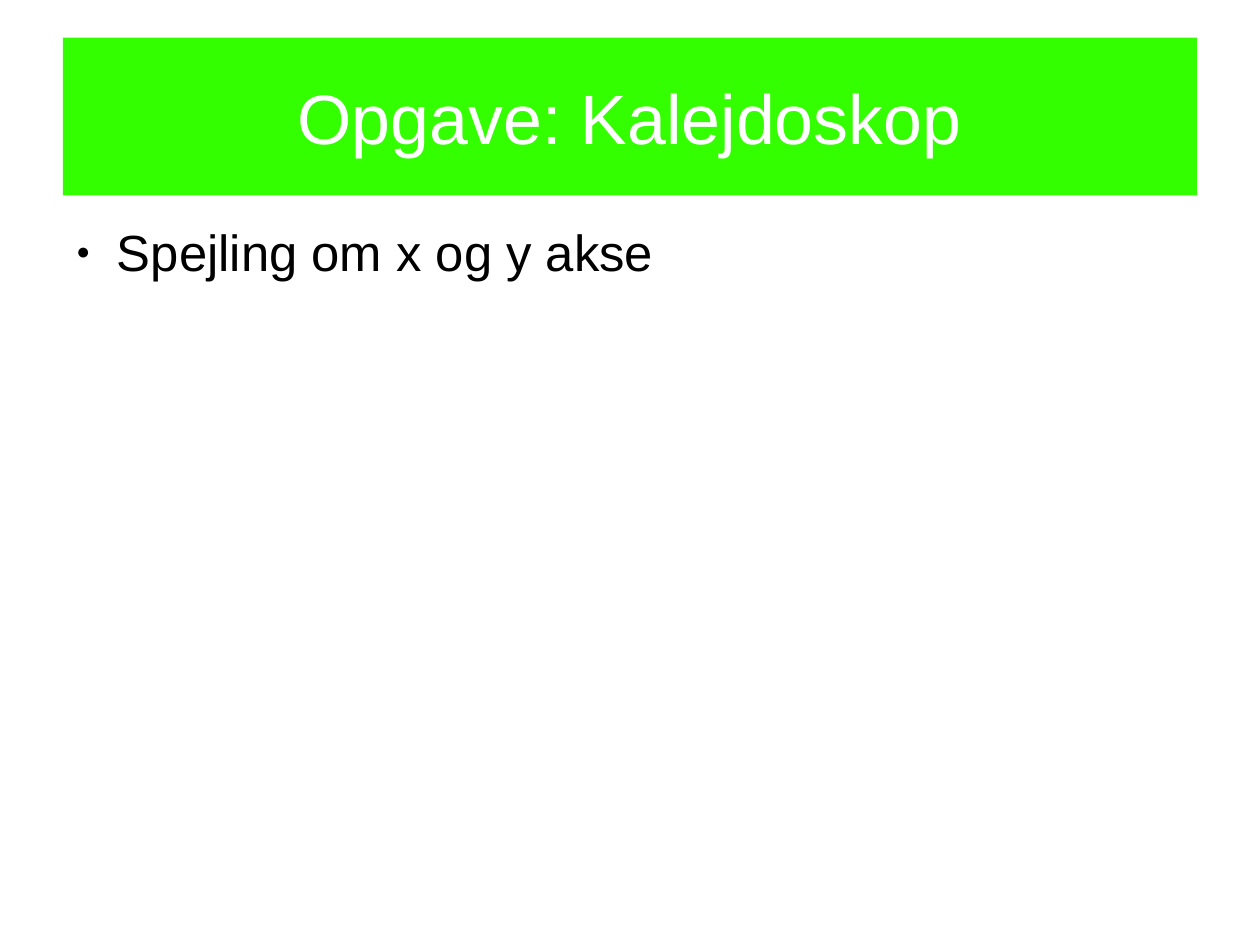
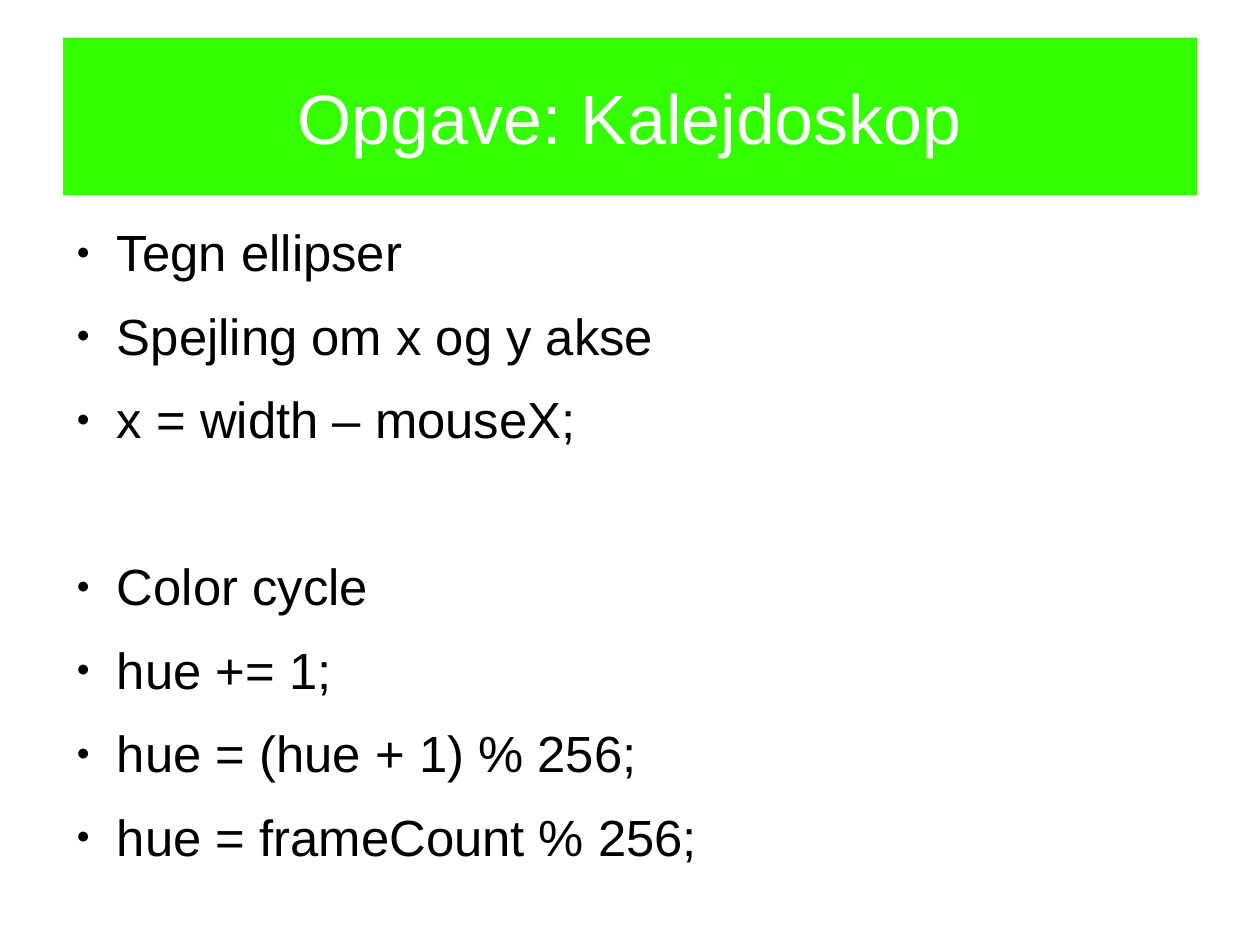
Before and after one commit to openspaceaarhus/Processing-workshops, a slide deck: slide 17 of slides/workshop1/workshop1.odp (slide 16 before the commit). Drawn at 1260x945 pixels with LibreOffice and Linux fonts; fonts in the diff are those of the drawing. Boxes give left, top, right and bottom in pixels: in the first picture for what was removed or moved away, otherwise in the second. Text is boxed around its words. In the diff, an @@ line names an element or a change of style, - is before the commit and + after.

```diff
--- a/slides/workshop1/workshop1.odp
+++ b/slides/workshop1/workshop1.odp
@@ text at box(117, 234, 402, 282): paragraph added @@
+● Tegn ellipser
@@ text at box(117, 401, 697, 863): paragraphs added @@
+● x = width – mouseX;
+● Color cycle
+● hue += 1;
+● hue = (hue + 1) % 256;
+● hue = frameCount % 256;
```
Also in this commit, not shown: 8 other slides changed, 2 slides added, 1 slide removed, 1 other file.
